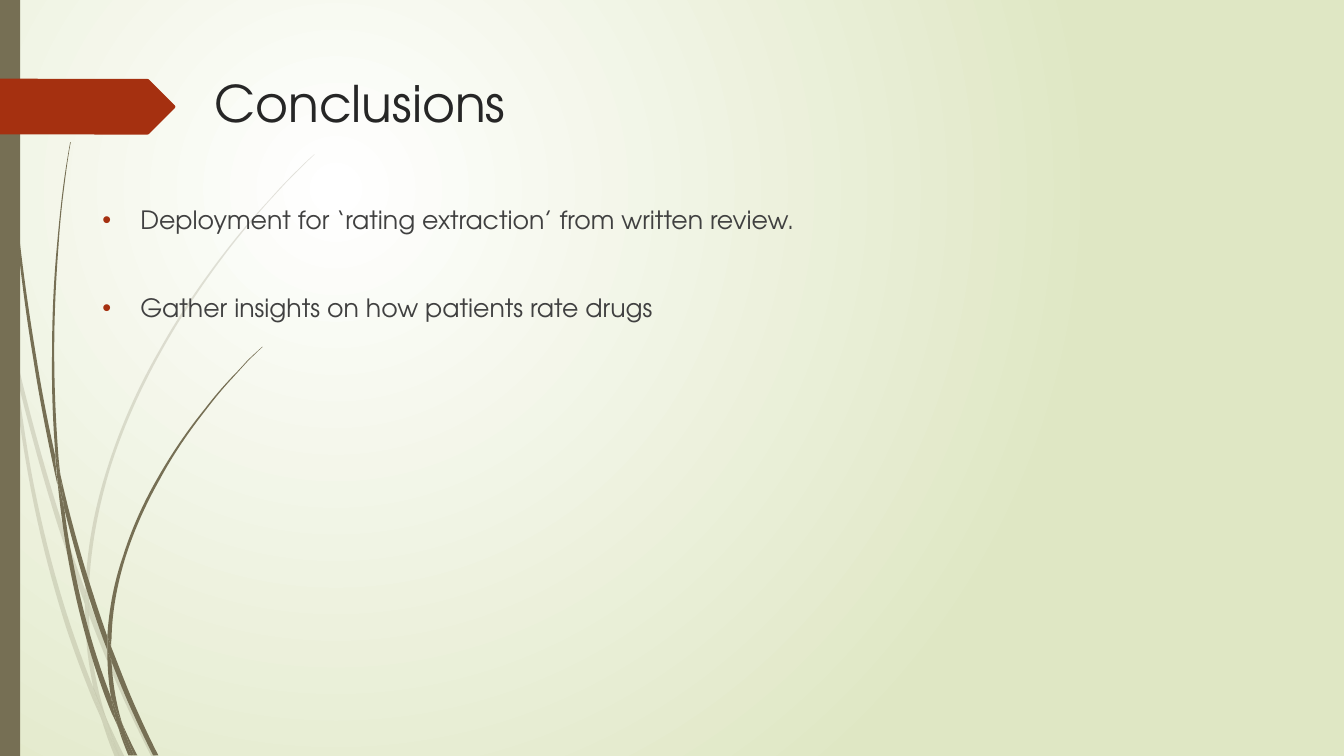
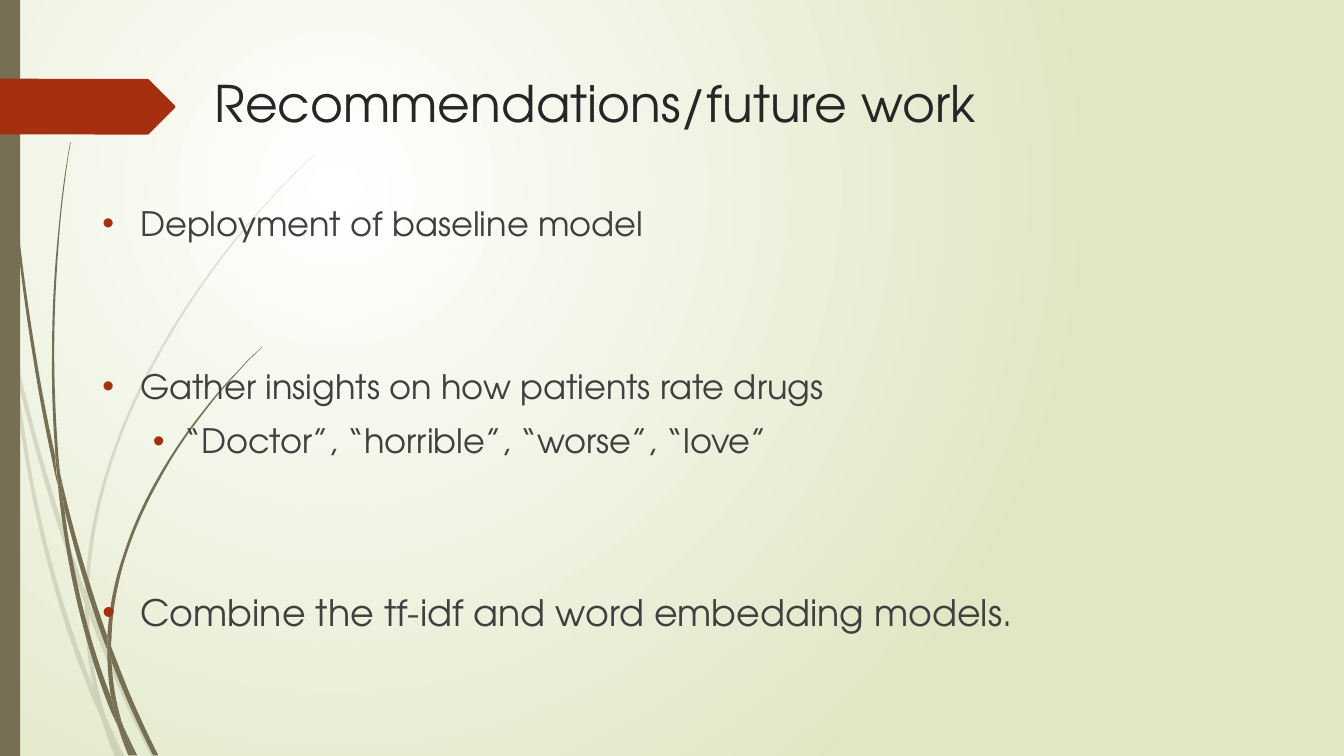
Before and after one commit to jmarksk/DrugReviewAnalysis, a slide deck: slide 6 of Presentation1.pptx. Drawn at 1344x756 pixels with LibreOffice and Linux fonts; fonts in the diff are those of the drawing. Boxes give left, top, right and bottom in pixels: in the first picture for what was removed or moved away, otherwise in the second. Text is boxed around its words. In the diff, an @@ line names an element or a change of style, - is before the commit and + after.

```diff
--- a/Presentation1.pptx
+++ b/Presentation1.pptx
@@ title at bbox=[215, 84, 975, 130]: text changed @@
-Conclusions
+Recommendations/future work
@@ text at bbox=[140, 211, 643, 243]: text changed; size 18 to 24 pt @@
-• Deployment for ‘rating extraction’ from written review.
+• Deployment of baseline model
@@ text at bbox=[140, 364, 823, 416]: size 18 to 24 pt in "Gather insights on how patients rate drugs" @@
@@ text at bbox=[140, 418, 1012, 634]: paragraphs added @@
+  • “Doctor”, “horrible”, “worse”, “love”
+• Combine the tf-idf and word embedding models.
```
Also in this commit, not shown: 4 other slides changed, 2 other files.
